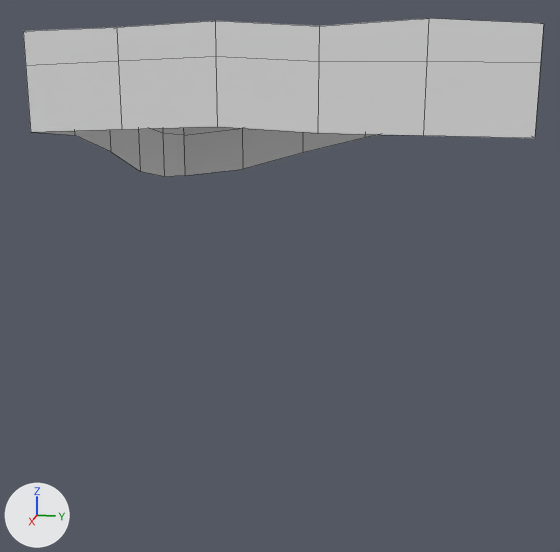
Renders of the FBX model ZombieSurvival/Assets/polyperfect/Low Poly Ultimate Pack/T/- Meshes_T/Terrains_T/Worlds_T/terrain-world-valley3.fbx from each side of a commit.
The view is the same before and after, from a 50 mm lens placed at (60.0, 9.8, -3.2), pointed at (0.5, -2.1, -18.1). The lights are fixed; the arrows at lower left show +X, +Y and +Z. Mesh edges are drawn as thin lines. Where no turn or scale is listed for an object, it has been applied to the vertices.

Objects in the first picture: 'terrain-world-valley3'.
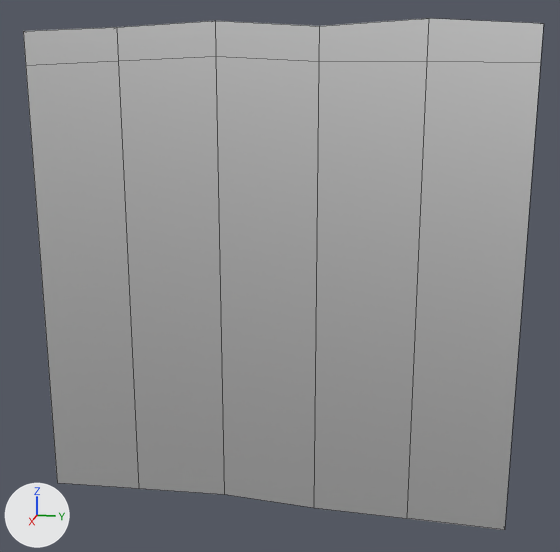
Location of each change, [x1, y1, x2, y2] in pixels of the pictures (560 x 552 px; the box of a moved part takes in the faces that stretch with it):
'terrain-world-valley3', recoloured, reshaped (221% taller): before [23, 18, 544, 177]; after [23, 18, 544, 530]
part 1 of me_terrain_world_valley3, moved or reshaped: before [26, 56, 540, 177]; after [26, 56, 540, 530]

What changed in the scene script:
```text
Add mat_lowpoly_colors_037:
    mat_lowpoly_colors_037 = principled_material('LOWPOLY-COLORS.037')
    mat_lowpoly_colors_037.base_color = (0.8, 0.8, 0.8)  # white #e7e7e7
    mat_lowpoly_colors_037.metallic = 1.0
    mat_lowpoly_colors_037.roughness = 0.553
Change me_terrain_world_valley3:
    where me_terrain_world_valley3.from_pydata(...)  # 76 vertices, 90 faces; spans x -15.0..15.0, y -15.0..15.0, z -12.0..0.5
    used by ob_terrain_world_valley3; location = (0.0, 0.0, 0.0)
    before: 56 (15.0, -15.0, -6.0) at pixel (30, 132), 57 (15.0, 15.0, -6.0) at pixel (534, 138), 58 (-15.0, -15.0, -12.0) at pixel (184, 175), 59 (-15.0, 15.0, -6.0), 60 (-9.0, -15.0, -11.4) at pixel (164, 176)
    before: 61 (-3.0, -15.0, -10.3) at pixel (140, 171), 62 (3.0, -15.0, -8.2) at pixel (110, 151), 63 (9.0, -15.0, -6.6) at pixel (74, 135), 64 (15.0, -9.0, -5.8) at pixel (121, 129), 65 (15.0, -3.0, -5.5) at pixel (217, 126)
    before: 66 (15.0, 3.0, -5.9) at pixel (317, 133), 67 (15.0, 9.0, -5.9) at pixel (423, 135), 68 (9.0, 15.0, -5.9), 69 (3.0, 15.0, -5.6), 70 (-3.0, 15.0, -6.0)
    before: 71 (-9.0, 15.0, -5.6), 72 (-15.0, 9.0, -6.6), 73 (-15.0, 3.0, -8.0) at pixel (364, 137), 74 (-15.0, -3.0, -9.5) at pixel (302, 152), 75 (-15.0, -9.0, -11.2) at pixel (242, 169)
    remove me_terrain_world_valley3.materials.append(mat_lowpoly_colors)  # white #e7e7e7
    me_terrain_world_valley3 part 1
    add for i in [*range(56, 76)]: me_terrain_world_valley3.vertices[i].co += Vector((0.0, 0.0, -24.0))
    add me_terrain_world_valley3.materials.append(mat_lowpoly_colors_037)  # white #e7e7e7
```
